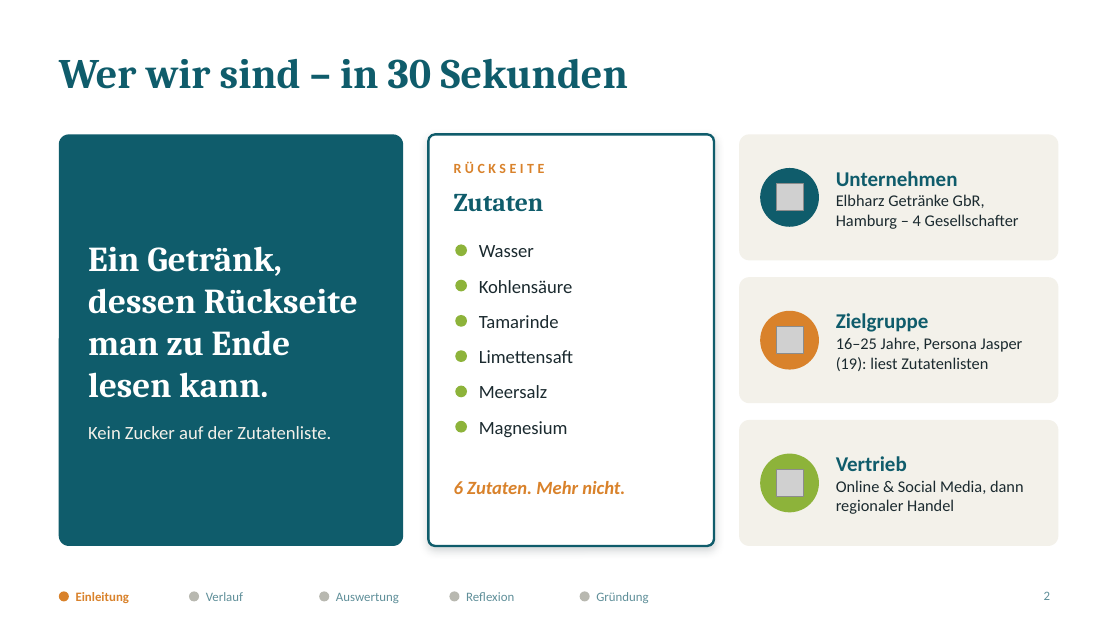
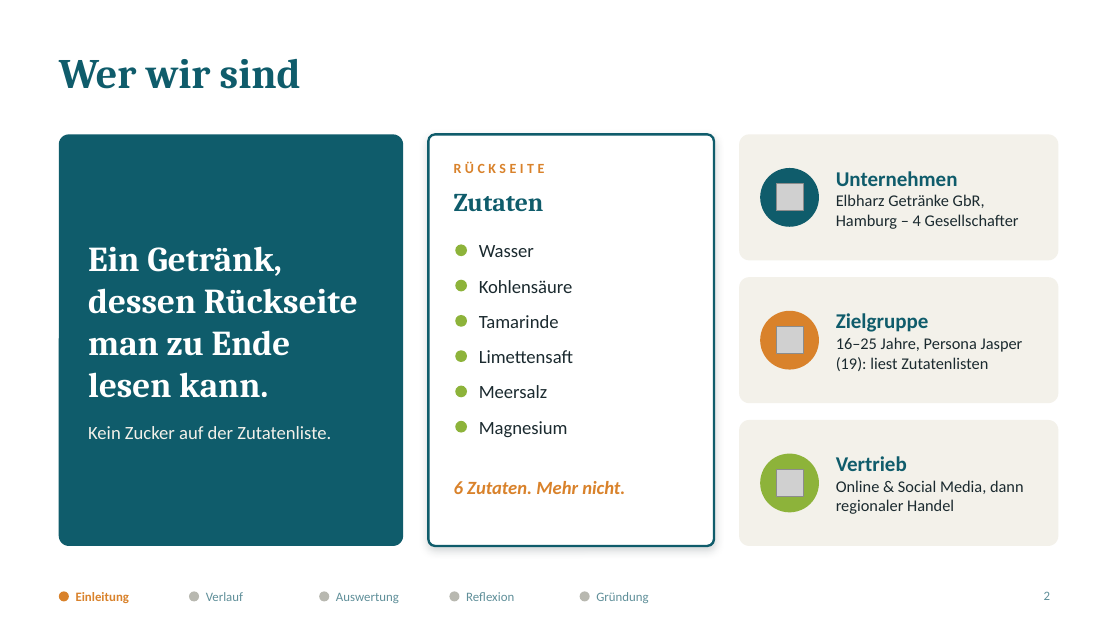
Before and after one commit to jofy0002/claude-workspace, a slide deck: slide 2 of endpraesentation/Elbharz_Endpraesentation.pptx. Drawn at 1120x630 pixels with LibreOffice and Linux fonts; fonts in the diff are those of the drawing; grey boxes stand for pictures. Boxes give left, top, right and bottom in pixels: in the first picture for what was removed or moved away, otherwise in the second. Text is boxed around its words. In the diff, an @@ line names an element or a change of style, - is before the commit and + after.

```diff
--- a/endpraesentation/Elbharz_Endpraesentation.pptx
+++ b/endpraesentation/Elbharz_Endpraesentation.pptx
@@ title at (x1=59, y1=59, x2=301, y2=89): text changed @@
-Wer wir sind – in 30 Sekunden
+Wer wir sind
```
Also in this commit, not shown: 1 other slide changed, 1 slide removed, 6 other files.
